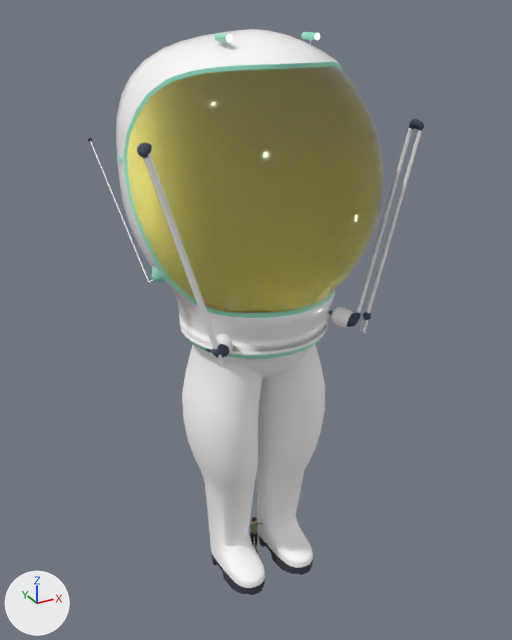
Two versions of the glTF model Assets/Spacesuit/Spacesuit.glb, one commit apart.
Rendered twice from a 50 mm camera at (-1.07, -1.96, 1.99) aimed at (0.01, 0.0, 1.01). The lights are fixed; the arrows at lower left show +X, +Y and +Z. Vertices at the same position are counted once.

The first picture shows 'Canopy', 'Robotic_Arms', 'Spacesuit_Capsule', 'Spacesuit_Legs'.
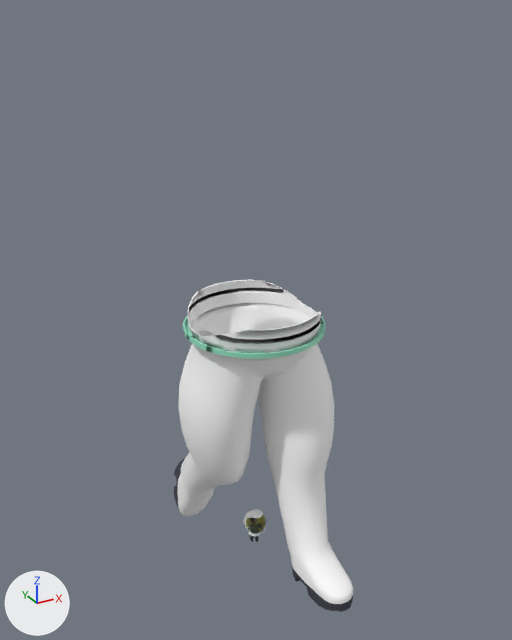
The change, as a list of edits to the scene's bpy script:
```text
Change me_cylinder_002:
    used by ob_spacesuit_legs; location = (0.0, 0.0, 0.0)
    remove me_cylinder_002.from_pydata(...)  # 1419 vertices, 2804 faces; spans x -0.26..0.26, y -0.245..0.245, z 0.001..1.077
    add me_cylinder_002.from_pydata(...)  # 1419 vertices, 2804 faces; spans x -0.26..0.261, y -0.474..0.418, z -0.037..1.077
    me_cylinder_002 part 1: 1371 of 1419 vertices moved; they spanned x -0.26..0.26, y -0.245..0.245, z 0.001..1.077 and now span x -0.26..0.261, y -0.474..0.418, z -0.037..1.077; mean shift (0.001, 0.016, 0.017); largest move (-0.106, -0.215, 0.018) -> (-0.107, 0.418, -0.029)
Change ob_spacesuit_capsule:
    ob_spacesuit_capsule.parent: ob_spacesuit_legs -> ob_spine
    ob_spacesuit_capsule.location: (0.0, 0.0, 0.0) -> (0.000597, -0.0309, -0.0813)
    ob_spacesuit_capsule.rotation_euler: (0.0, 0.0, 0.0) -> (-0.309, -0.00371, 0.00956)  # degrees (0, 0, 0) -> degrees (-18, -0.2, 0.5)
    ob_spacesuit_capsule.scale: (1.0, 1.0, 1.0) -> (0.1, 0.1, 0.1)
Add ob_spine:
    ob_spine = bpy.data.objects.new('spine', None)
    ob_spine.parent = ob_root
    ob_spine.location = (0.0, 0.086, -0.00428)
    ob_spine.rotation_euler = (-1.261, -0.00797, -0.0875)  # degrees (-72, -0.5, -5)
Add ob_root:
    ob_root = bpy.data.objects.new('Root', None)
    ob_root.parent = ob_female_player
    ob_root.location = (0.0, 0.0, 0.0)
    ob_root.rotation_euler = (1.571, 0.0, 0.0)  # degrees (90, 0, 0)
Add ob_female_player:
    ob_female_player = bpy.data.objects.new('Female_Player', None)
    ob_female_player.location = (0.0, 0.0, 0.0)
```

Boxes [x1, y1, x2, y2] around the edits, measured in the pictures (512 x 640 px):
'Canopy', moved, turned, rescaled
    before: [127, 66, 383, 314]
    after: [246, 514, 266, 533]
'Spacesuit_Legs', reshaped
    before: [182, 335, 325, 595]
    after: [174, 280, 353, 612]
'Spacesuit_Capsule', moved, turned, rescaled
    before: [88, 29, 343, 355]
    after: [244, 509, 263, 536]
'Robotic_Arms', moved, turned, rescaled
    before: [137, 119, 424, 368]
    after: [248, 520, 269, 537]
